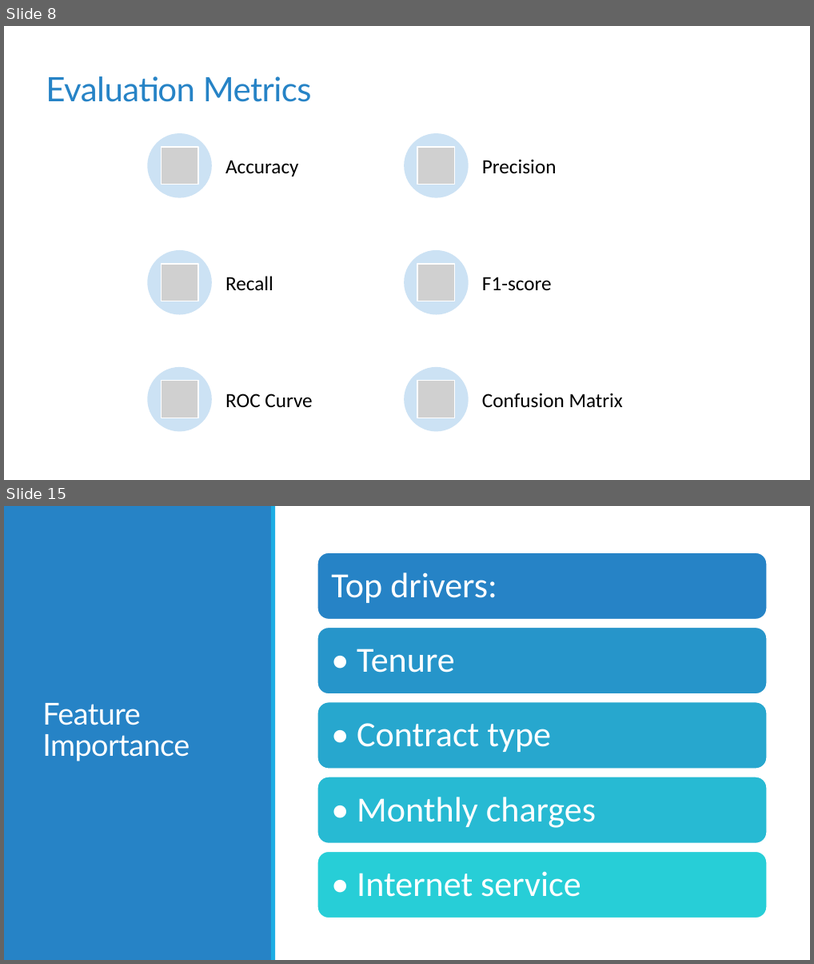
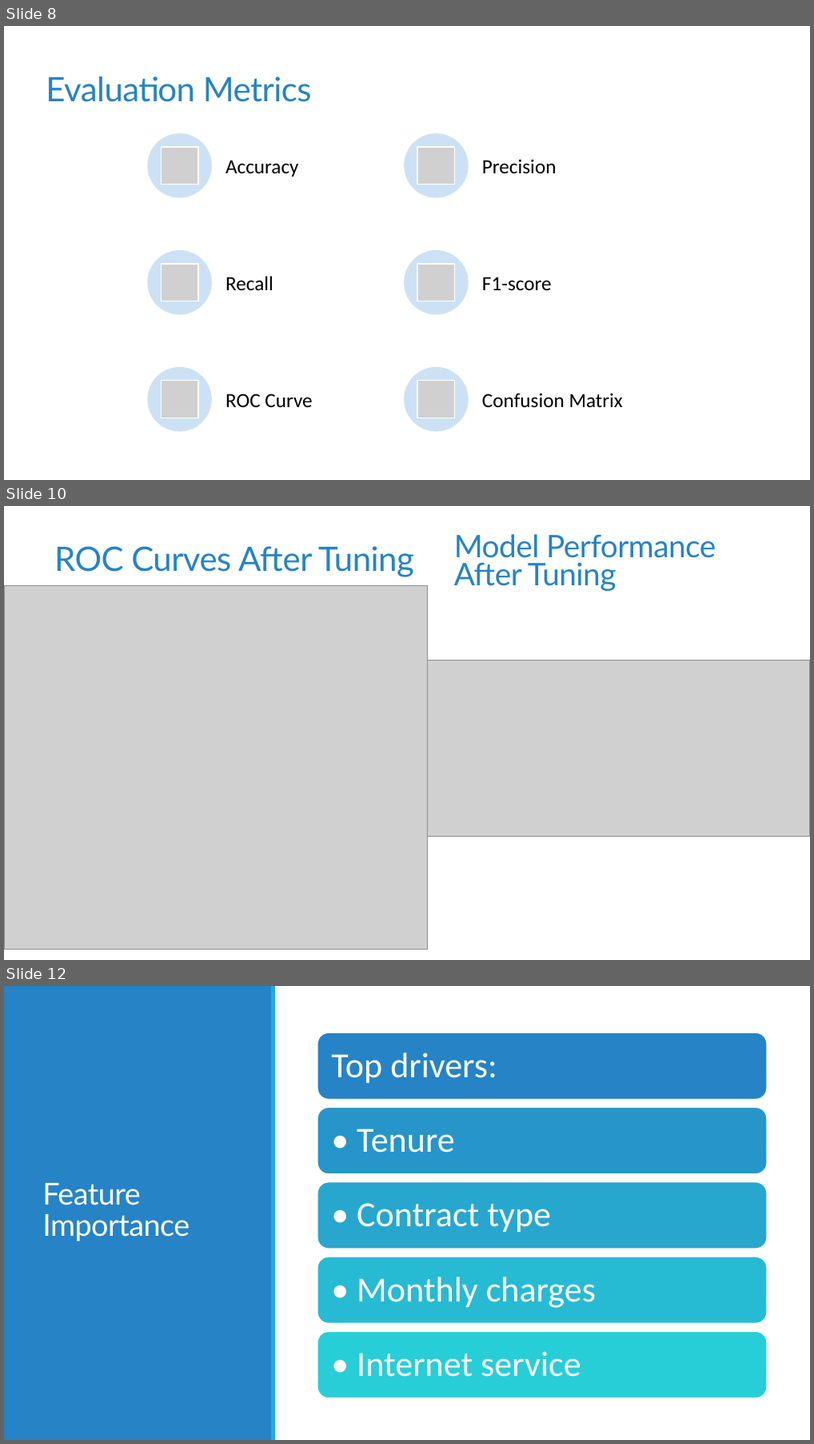
Before and after one commit to monikatyagiisc/customer-churn-prediction, a slide deck: reports/Customer_Churn_Prediction.pptx. Shown one above the other, each under a label of ours: slides 8 and 15 before the commit, slides 8, 10 and 12 after it; the slides between them are not shown. The pictures are 814x964 and 814x1444 pixels, drawn with LibreOffice and Linux fonts; fonts in the diff are those of the drawing; grey boxes stand for pictures. Boxes give left, top, right and bottom in pixels: in the first picture for what was removed or moved away, otherwise in the second. Text is boxed around its words. In the diff, an @@ line names an element or a change of style, - is before the commit and + after.

```diff
--- a/reports/Customer_Churn_Prediction.pptx
+++ b/reports/Customer_Churn_Prediction.pptx
@@ slide 10 added at (4,506,810,960), background #FFFFFF @@
@@ title added at (54,546,414,577), 40 pt, text #2683C6 @@
+ROC Curves After Tuning
@@ text added at (454,534,716,591), 37 pt, text #2683C6 @@
+Model Performance
+After Tuning
@@ picture added at (5,585,428,948) @@
@@ picture added at (417,660,810,836) @@
@@ what was slide 15 is now slide 12 @@
```
Also in this commit, not shown: 8 slides changed, 1 other slide added, 5 slides removed.
